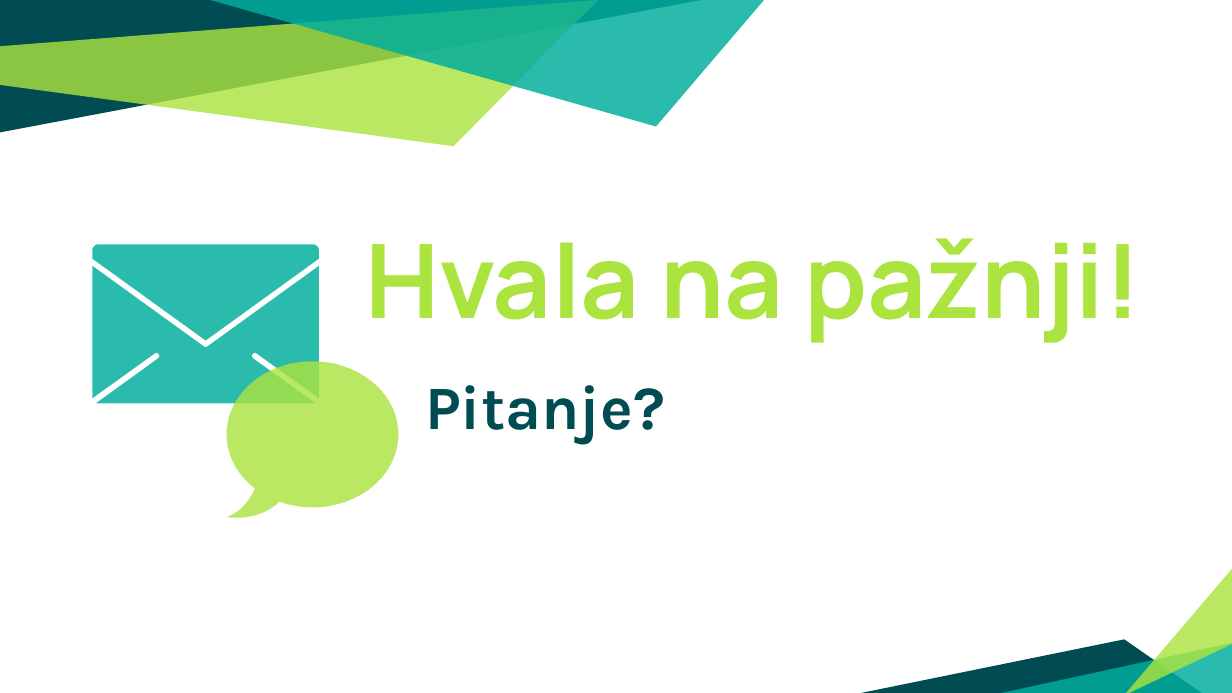
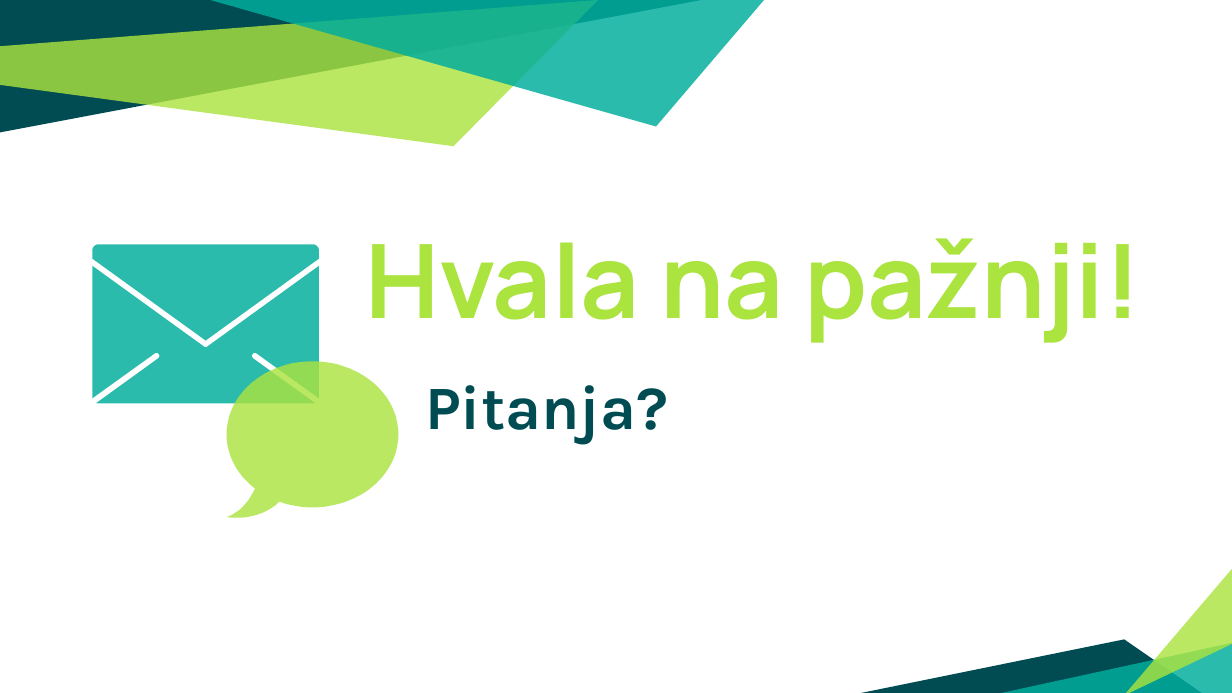
Before and after one commit to ozzy80/Large-Scale-Sequence-Comparison, a slide deck: slide 31 of Poređenje sekvenci velikih razmera.pptx (slide 27 before the commit). Drawn at 1232x693 pixels with LibreOffice and Linux fonts; fonts in the diff are those of the drawing. Boxes give left, top, right and bottom in pixels: in the first picture for what was removed or moved away, otherwise in the second. Text is boxed around its words. In the diff, an @@ line names an element or a change of style, - is before the commit and + after.

```diff
--- a/Poređenje sekvenci velikih razmera.pptx
+++ b/Poređenje sekvenci velikih razmera.pptx
@@ subtitle at [425,385,668,444]: text changed @@
-Pitanje?
+Pitanja?
```
Also in this commit, not shown: 15 other slides changed, 11 slides added, 8 slides removed, 8 other files.
